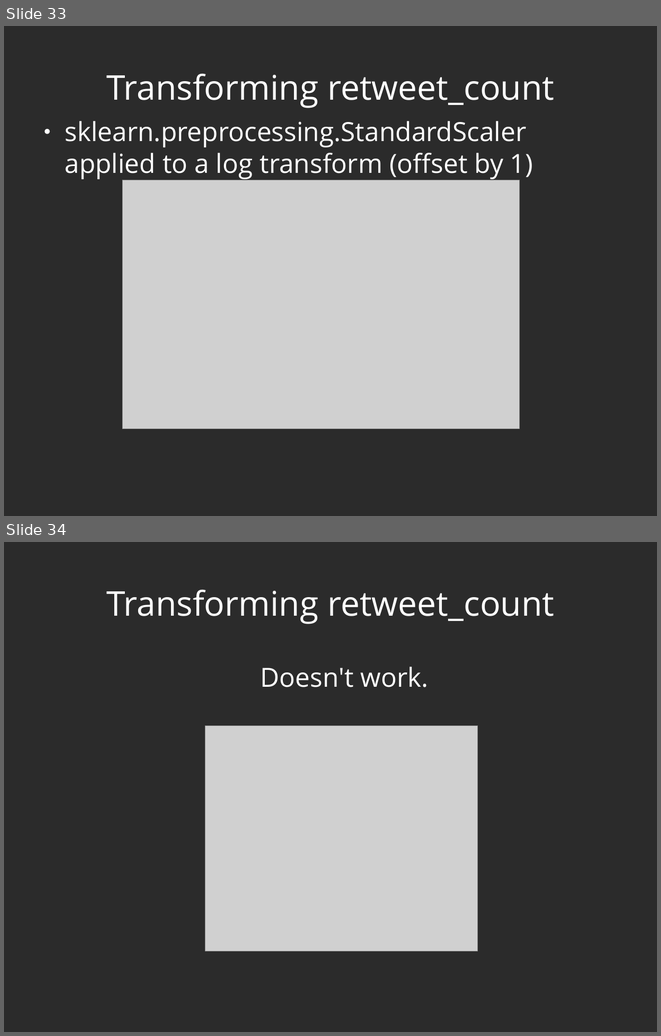
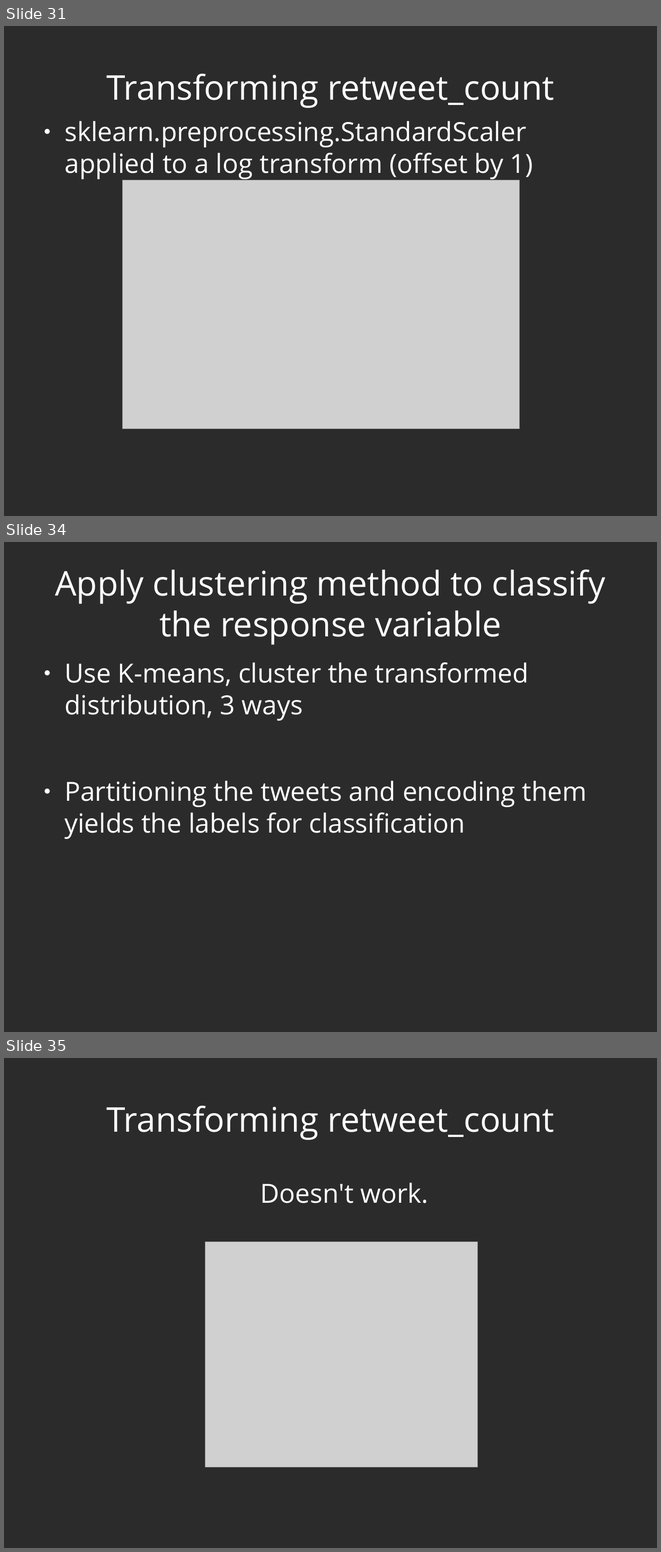
Before and after one commit to dwcoates/twits, a slide deck: presentation.odp. Shown one above the other, each under a label of ours: slides 33 and 34 before the commit, slides 31, 34 and 35 after it; the slides between them are not shown. The pictures are 661x1036 and 661x1552 pixels, drawn with LibreOffice and Linux fonts; fonts in the diff are those of the drawing; grey boxes stand for pictures; background and template pictures are left out; a plain dark background stands for a picture behind light text. Boxes give left, top, right and bottom in pixels: in the first picture for what was removed or moved away, otherwise in the second. Text is boxed around its words. In the diff, an @@ line names an element or a change of style, - is before the commit and + after.

```diff
--- a/presentation.odp
+++ b/presentation.odp
@@ slide 34 added at box(4, 542, 657, 1032), background picture (left out) @@
@@ title added at box(55, 570, 606, 645), 41.4 pt, text #FFFFFF @@
+Apply clustering method to classify the response variable
@@ text added at box(64, 662, 587, 839), 32 pt, text #FFFFFF @@
+● Use K-means, cluster the transformed distribution, 3 ways
+● Partitioning the tweets and encoding them yields the labels for classification
@@ what was slide 33 is now slide 31 @@
@@ what was slide 34 is now slide 35 @@
```
Also in this commit, not shown: 2 slides changed, 2 other slides added, 2 slides removed.
